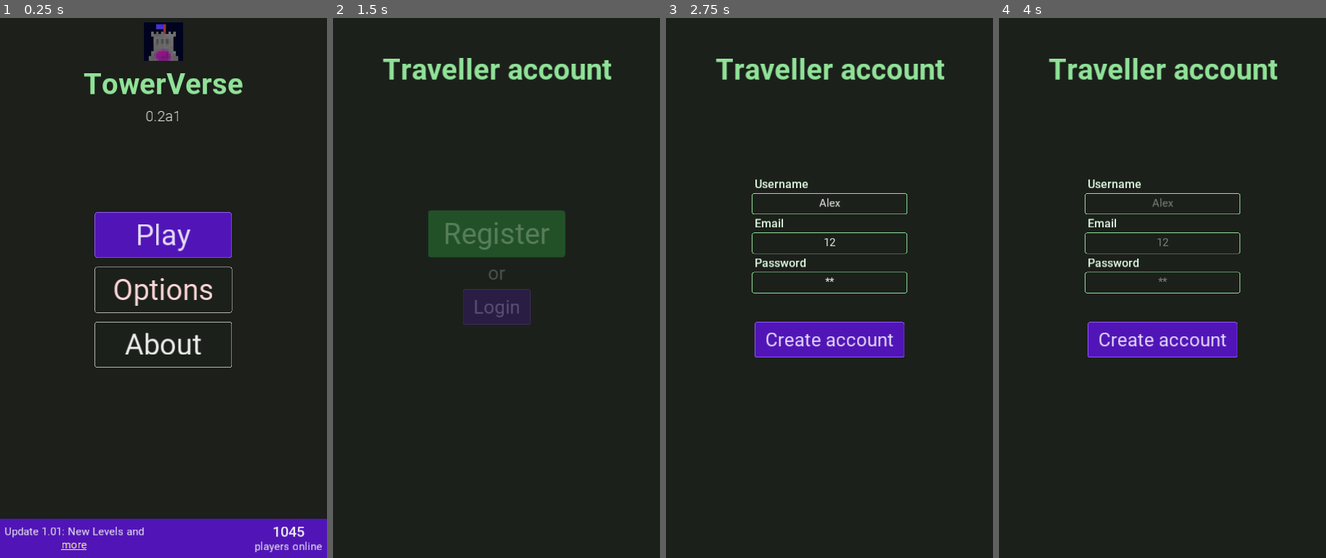
Above: before the commit, frames 1-4 (left to right).
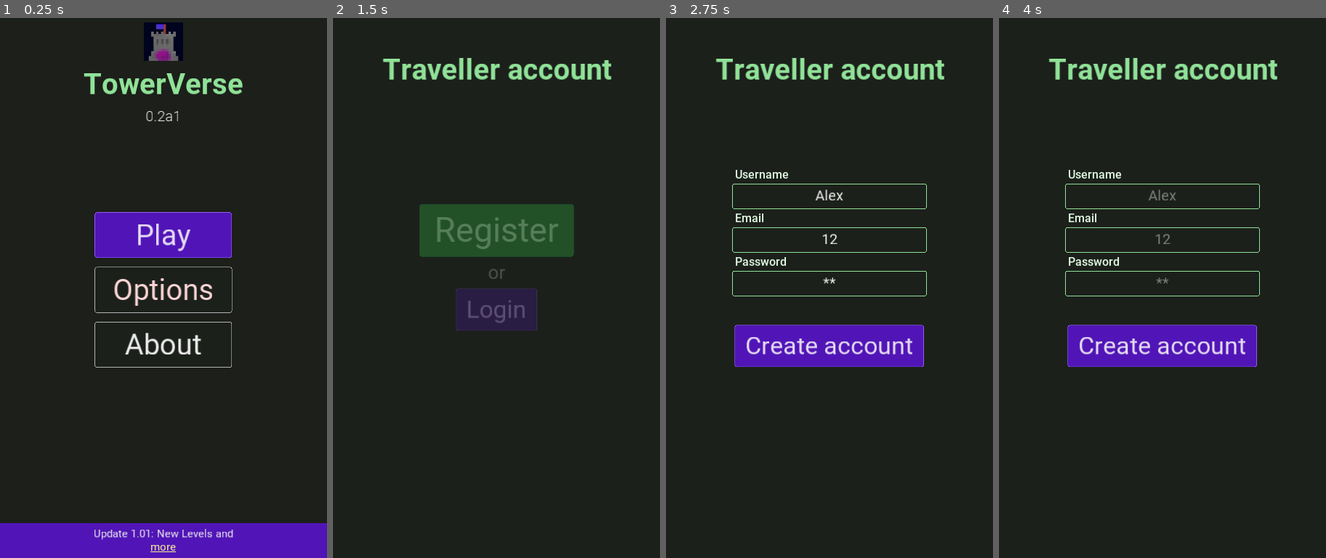
Above: after the commit, the same moments.

Repository: TowerVerse/towerverseandroid
Game: Godot game, scene res://assets/Scenes/StartMenu.tscn
Two runs of this game, one before a commit and one after it. Both use one fixed random seed, a clock stepped at 60 frames per second and the inputs below.
Inputs (mouse positions are in pixels of both pictures, inside the frame that each line leads up to):
- Up to frame 1 (0.25 s): no input
- Up to frame 2 (1.5 s): click "Play" at 0.5 s; click "Register" at 1.25 s
- Up to frame 3 (2.75 s): click (829, 201) at 2.02 s; type "Alex" at 2.1 s; click (829, 244) at 2.25 s; type "12" at 2.33 s; click (829, 282) at 2.48 s; type "12" at 2.57 s
- Up to frame 4 (4 s): click "Create account" at 2.75 s; tap Enter at 3.5 s

The runs differ from the first frame. In frame 1, 1.7% of the frame differs, in the area x 0-100%, y 92-99%; in frame 2, 2.6%; in frame 3, 4.7%, in the area x 20-80%, y 28-65%; in frame 4, 4.7%.

Commit message:
Player count gone, bigger font sizes

Diff:
--- a/assets/Fonts/button1_font.tres
+++ b/assets/Fonts/button1_font.tres
@@ -4,6 +4,6 @@
 font_path = "res://assets/Fonts/Roboto-Regular.ttf"
 
 [resource]
-size = 96
+size = 114
 use_filter = true
 font_data = SubResource( 1 )
--- a/assets/Fonts/button2_font.tres
+++ b/assets/Fonts/button2_font.tres
@@ -4,6 +4,6 @@
 font_path = "res://assets/Fonts/Roboto-Regular.ttf"
 
 [resource]
-size = 64
+size = 82
 use_filter = true
 font_data = SubResource( 1 )
--- a/assets/Fonts/button3_font.tres
+++ b/assets/Fonts/button3_font.tres
@@ -4,6 +4,6 @@
 font_path = "res://assets/Fonts/Roboto-Regular.ttf"
 
 [resource]
-size = 36
+size = 48
 use_filter = true
 font_data = SubResource( 1 )
--- a/assets/Fonts/lineedit_font.tres
+++ b/assets/Fonts/lineedit_font.tres
@@ -4,6 +4,6 @@
 font_path = "res://assets/Fonts/Roboto-Regular.ttf"
 
 [resource]
-size = 36
+size = 48
 use_filter = true
 font_data = SubResource( 1 )
--- a/assets/Scenes/Account.tscn
+++ b/assets/Scenes/Account.tscn
@@ -80,18 +80,18 @@
 anchor_top = 0.5
 anchor_right = 0.5
 anchor_bottom = 0.5
-margin_left = -225.5
-margin_top = -188.0
-margin_right = 225.5
-margin_bottom = 188.0
+margin_left = -258.5
+margin_top = -209.0
+margin_right = 258.5
+margin_bottom = 209.0
 custom_constants/separation = 15
 __meta__ = {
 "_edit_use_anchors_": false
 }
 
 [node name="acc_register_button" type="Button" parent="account_buttons_container"]
-margin_right = 451.0
-margin_bottom = 154.0
+margin_right = 517.0
+margin_bottom = 174.0
 focus_mode = 0
 size_flags_horizontal = 4
 custom_styles/hover = ExtResource( 4 )
@@ -109,9 +109,9 @@
 }
 
 [node name="logo_label" type="Label" parent="account_buttons_container"]
-margin_top = 169.0
-margin_right = 451.0
-margin_bottom = 245.0
+margin_top = 189.0
+margin_right = 517.0
+margin_bottom = 265.0
 custom_fonts/font = SubResource( 4 )
 custom_colors/font_color = Color( 0.847059, 0.847059, 0.847059, 1 )
 text = "or"
@@ -122,10 +122,10 @@
 }
 
 [node name="acc_login_button" type="Button" parent="account_buttons_container"]
-margin_left = 111.0
-margin_top = 260.0
-margin_right = 339.0
-margin_bottom = 376.0
+margin_left = 122.0
+margin_top = 280.0
+margin_right = 394.0
+margin_bottom = 418.0
 focus_mode = 0
 size_flags_horizontal = 4
 custom_styles/hover = ExtResource( 3 )
@@ -148,10 +148,10 @@
 anchor_top = 0.5
 anchor_right = 0.5
 anchor_bottom = 0.5
-margin_left = -247.5
-margin_top = -336.5
-margin_right = 247.5
-margin_bottom = 336.5
+margin_left = -312.0
+margin_top = -340.0
+margin_right = 312.0
+margin_bottom = 340.0
 custom_constants/separation = 12
 alignment = 1
 __meta__ = {
@@ -159,9 +159,8 @@
 }
 
 [node name="register_error_label" type="Label" parent="register_container"]
-margin_top = 7.0
-margin_right = 505.0
-margin_bottom = 50.0
+margin_right = 624.0
+margin_bottom = 43.0
 custom_fonts/font = ExtResource( 7 )
 custom_colors/font_color = Color( 0.980392, 0.305882, 0.305882, 1 )
 align = 1
@@ -173,9 +172,9 @@
 }
 
 [node name="line_edit_container" type="VBoxContainer" parent="register_container"]
-margin_top = 62.0
-margin_right = 505.0
-margin_bottom = 442.0
+margin_top = 55.0
+margin_right = 624.0
+margin_bottom = 435.0
 custom_constants/separation = 19
 
 [node name="register_username_label" type="Label" parent="register_container/line_edit_container"]
@@ -194,7 +193,7 @@
 
 [node name="register_username" type="LineEdit" parent="register_container/line_edit_container"]
 margin_top = 67.0
-margin_right = 505.0
+margin_right = 624.0
 margin_bottom = 114.0
 custom_styles/read_only = SubResource( 6 )
 custom_styles/focus = SubResource( 6 )
@@ -226,7 +225,7 @@
 
 [node name="register_email" type="LineEdit" parent="register_container/line_edit_container"]
 margin_top = 200.0
-margin_right = 505.0
+margin_right = 624.0
 margin_bottom = 247.0
 custom_styles/read_only = SubResource( 6 )
 custom_styles/focus = SubResource( 6 )
@@ -258,7 +257,7 @@
 
 [node name="register_password" type="LineEdit" parent="register_container/line_edit_container"]
 margin_top = 333.0
-margin_right = 505.0
+margin_right = 624.0
 margin_bottom = 380.0
 custom_styles/read_only = SubResource( 6 )
 custom_styles/focus = SubResource( 6 )
@@ -275,15 +274,15 @@
 caret_blink_speed = 0.5
 
 [node name="register_button_container" type="MarginContainer" parent="register_container"]
-margin_top = 454.0
-margin_right = 505.0
-margin_bottom = 665.0
+margin_top = 447.0
+margin_right = 624.0
+margin_bottom = 680.0
 custom_constants/margin_top = 95
 
 [node name="button" type="Button" parent="register_container/register_button_container"]
 margin_top = 95.0
-margin_right = 505.0
-margin_bottom = 211.0
+margin_right = 624.0
+margin_bottom = 233.0
 focus_mode = 0
 size_flags_horizontal = 4
 custom_styles/hover = ExtResource( 3 )
@@ -306,9 +305,9 @@
 anchor_top = 0.5
 anchor_right = 0.5
 anchor_bottom = 0.5
-margin_left = -271.5
+margin_left = -340.5
 margin_top = -365.5
-margin_right = 271.5
+margin_right = 340.5
 margin_bottom = 365.5
 alignment = 1
 __meta__ = {
@@ -316,13 +315,13 @@
 }
 
 [node name="login_error_container" type="MarginContainer" parent="login_container"]
-margin_top = 46.0
-margin_right = 549.0
-margin_bottom = 107.0
+margin_top = 14.0
+margin_right = 681.0
+margin_bottom = 75.0
 custom_constants/margin_bottom = 18
 
 [node name="label" type="Label" parent="login_container/login_error_container"]
-margin_right = 549.0
+margin_right = 681.0
 margin_bottom = 43.0
 custom_fonts/font = ExtResource( 7 )
 custom_colors/font_color = Color( 0.980392, 0.305882, 0.305882, 1 )
@@ -335,9 +334,9 @@
 }
 
 [node name="line_edi_container" type="VBoxContainer" parent="login_container"]
-margin_top = 115.0
-margin_right = 549.0
-margin_bottom = 362.0
+margin_top = 83.0
+margin_right = 681.0
+margin_bottom = 358.0
 custom_constants/separation = 19
 
 [node name="login_email_label" type="Label" parent="login_container/line_edi_container"]
@@ -356,8 +355,8 @@
 
 [node name="login_email" type="LineEdit" parent="login_container/line_edi_container"]
 margin_top = 67.0
-margin_right = 549.0
-margin_bottom = 114.0
+margin_right = 681.0
+margin_bottom = 128.0
 custom_styles/read_only = SubResource( 6 )
 custom_styles/focus = SubResource( 6 )
 custom_styles/normal = SubResource( 6 )
@@ -372,9 +371,9 @@
 caret_blink_speed = 0.5
 
 [node name="login_password_label" type="Label" parent="login_container/line_edi_container"]
-margin_top = 133.0
+margin_top = 147.0
 margin_right = 180.0
-margin_bottom = 181.0
+margin_bottom = 195.0
 size_flags_horizontal = 0
 size_flags_vertical = 0
 custom_styles/normal = SubResource( 5 )
@@ -387,9 +386,9 @@
 }
 
 [node name="login_password" type="LineEdit" parent="login_container/line_edi_container"]
-margin_top = 200.0
-margin_right = 549.0
-margin_bottom = 247.0
+margin_top = 214.0
+margin_right = 681.0
+margin_bottom = 275.0
 custom_styles/read_only = SubResource( 6 )
 custom_styles/focus = SubResource( 6 )
 custom_styles/normal = SubResource( 6 )
@@ -405,17 +404,17 @@
 caret_blink_speed = 0.5
 
 [node name="reset_button_container" type="MarginContainer" parent="login_container"]
-margin_left = 291.0
-margin_top = 370.0
-margin_right = 549.0
-margin_bottom = 431.0
+margin_left = 339.0
+margin_top = 366.0
+margin_right = 681.0
+margin_bottom = 441.0
 size_flags_horizontal = 8
 custom_constants/margin_top = 18
 
 [node name="button" type="LinkButton" parent="login_container/reset_button_container"]
 margin_top = 18.0
-margin_right = 258.0
-margin_bottom = 61.0
+margin_right = 342.0
+margin_bottom = 75.0
 custom_fonts/font = ExtResource( 1 )
 custom_colors/font_color = Color( 0.313726, 0.47451, 0.882353, 1 )
 custom_colors/font_color_hover = Color( 0.313726, 0.47451, 0.882353, 1 )
@@ -424,15 +423,15 @@
 text = "Reset password"
 
 [node name="login_button_container" type="MarginContainer" parent="login_container"]
-margin_top = 439.0
-margin_right = 549.0
-margin_bottom = 685.0
+margin_top = 449.0
+margin_right = 681.0
+margin_bottom = 717.0
 custom_constants/margin_top = 130
 
 [node name="button" type="Button" parent="login_container/login_button_container"]
 margin_top = 130.0
-margin_right = 549.0
-margin_bottom = 246.0
+margin_right = 681.0
+margin_bottom = 268.0
 focus_mode = 0
 size_flags_horizontal = 4
 custom_styles/hover = ExtResource( 3 )
@@ -455,9 +454,9 @@
 anchor_top = 0.5
 anchor_right = 0.5
 anchor_bottom = 0.5
-margin_left = -278.0
+margin_left = -297.5
 margin_top = -258.5
-margin_right = 278.0
+margin_right = 297.5
 margin_bottom = 258.5
 custom_constants/separation = 60
 alignment = 1
@@ -466,9 +465,9 @@
 }
 
 [node name="verification_error_label" type="Label" parent="verification_container"]
-margin_top = 14.0
-margin_right = 556.0
-margin_bottom = 57.0
+margin_top = 3.0
+margin_right = 595.0
+margin_bottom = 46.0
 custom_fonts/font = ExtResource( 7 )
 custom_colors/font_color = Color( 0.980392, 0.305882, 0.305882, 1 )
 align = 1
@@ -480,9 +479,9 @@
 }
 
 [node name="line_edit_container" type="VBoxContainer" parent="verification_container"]
-margin_top = 117.0
-margin_right = 556.0
-margin_bottom = 231.0
+margin_top = 106.0
+margin_right = 595.0
+margin_bottom = 220.0
 custom_constants/separation = 19
 
 [node name="verification_code_label" type="Label" parent="verification_container/line_edit_container"]
@@ -502,7 +501,7 @@
 
 [node name="verification_code" type="LineEdit" parent="verification_container/line_edit_container"]
 margin_top = 67.0
-margin_right = 556.0
+margin_right = 595.0
 margin_bottom = 114.0
 custom_styles/read_only = SubResource( 6 )
 custom_styles/focus = SubResource( 6 )
@@ -519,16 +518,15 @@
 caret_blink_speed = 0.5
 
 [node name="verification_button_container" type="MarginContainer" parent="verification_container"]
-margin_top = 291.0
-margin_right = 556.0
-margin_bottom = 502.0
+margin_top = 280.0
+margin_right = 595.0
+margin_bottom = 513.0
 custom_constants/margin_top = 95
 
 [node name="button" type="Button" parent="verification_container/verification_button_container"]
-margin_left = 37.0
 margin_top = 95.0
-margin_right = 519.0
-margin_bottom = 211.0
+margin_right = 595.0
+margin_bottom = 233.0
 focus_mode = 0
 size_flags_horizontal = 4
 custom_styles/hover = ExtResource( 3 )
--- a/assets/Scenes/Loading.tscn
+++ b/assets/Scenes/Loading.tscn
@@ -9,6 +9,9 @@
 anchor_right = 1.0
 anchor_bottom = 1.0
 script = ExtResource( 2 )
+__meta__ = {
+"_edit_use_anchors_": false
+}
 
 [node name="loading_label" type="Label" parent="."]
 anchor_left = 0.5
--- a/assets/Scenes/OnlineMenu.tscn
+++ b/assets/Scenes/OnlineMenu.tscn
@@ -60,7 +60,7 @@
 size_flags_stretch_ratio = 2.0
 
 [node name="towers_label" type="Label" parent="towers_container"]
-margin_right = 720.0
+margin_right = 1080.0
 margin_bottom = 91.0
 custom_fonts/font = ExtResource( 1 )
 text = "TowerVerse"
--- a/assets/Scenes/StartMenu.tscn
+++ b/assets/Scenes/StartMenu.tscn
@@ -60,22 +60,6 @@
 size = 36
 use_filter = true
 font_data = SubResource( 13 )
-
-[sub_resource type="DynamicFontData" id=15]
-font_path = "res://assets/Fonts/Roboto-Medium.ttf"
-
-[sub_resource type="DynamicFont" id=16]
-size = 48
-use_filter = true
-font_data = SubResource( 15 )
-
-[sub_resource type="DynamicFontData" id=17]
-font_path = "res://assets/Fonts/Roboto-Regular.ttf"
-
-[sub_resource type="DynamicFont" id=18]
-size = 36
-use_filter = true
-font_data = SubResource( 17 )
 
 [node name="StartMenu" type="MarginContainer"]
 anchor_right = 1.0
@@ -207,7 +191,7 @@
 }
 
 [node name="bottom_container" type="PanelContainer" parent="."]
-margin_top = 1790.0
+margin_top = 1804.0
 margin_right = 1080.0
 margin_bottom = 1920.0
 size_flags_vertical = 10
@@ -218,22 +202,22 @@
 
 [node name="margin_container" type="MarginContainer" parent="bottom_container"]
 margin_right = 1080.0
-margin_bottom = 130.0
+margin_bottom = 116.0
 custom_constants/margin_right = 15
 custom_constants/margin_top = 15
 custom_constants/margin_left = 15
 custom_constants/margin_bottom = 15
 
 [node name="h_box_container" type="HBoxContainer" parent="bottom_container/margin_container"]
-margin_left = 15.0
+margin_left = 309.0
 margin_top = 15.0
-margin_right = 1065.0
-margin_bottom = 115.0
+margin_right = 771.0
+margin_bottom = 101.0
+size_flags_horizontal = 4
 
 [node name="update_container" type="VBoxContainer" parent="bottom_container/margin_container/h_box_container"]
-margin_top = 7.0
 margin_right = 462.0
-margin_bottom = 93.0
+margin_bottom = 86.0
 size_flags_horizontal = 0
 size_flags_vertical = 4
 custom_constants/separation = 0
@@ -258,32 +242,6 @@
 enabled_focus_mode = 0
 text = "more"
 
-[node name="player_count_container" type="VBoxContainer" parent="bottom_container/margin_container/h_box_container"]
-margin_left = 827.0
-margin_right = 1050.0
-margin_bottom = 100.0
-size_flags_horizontal = 10
-size_flags_vertical = 4
-custom_constants/separation = 0
-
-[node name="count" type="Label" parent="bottom_container/margin_container/h_box_container/player_count_container"]
-margin_left = 57.0
-margin_right = 165.0
-margin_bottom = 57.0
-size_flags_horizontal = 4
-custom_fonts/font = SubResource( 16 )
-custom_colors/font_color = Color( 0.929412, 0.929412, 0.929412, 1 )
-text = "1045"
-
-[node name="text" type="Label" parent="bottom_container/margin_container/h_box_container/player_count_container"]
-margin_top = 57.0
-margin_right = 223.0
-margin_bottom = 100.0
-size_flags_horizontal = 4
-custom_fonts/font = SubResource( 18 )
-custom_colors/font_color = Color( 0.929412, 0.929412, 0.929412, 1 )
-text = "players online"
-
 [node name="tween" type="Tween" parent="."]
 
 [connection signal="pressed" from="button_container/play_button" to="." method="_on_play_button_pressed"]
Not shown: 1 places in assets/Scenes/StartMenu.tscn that only renumber resources
